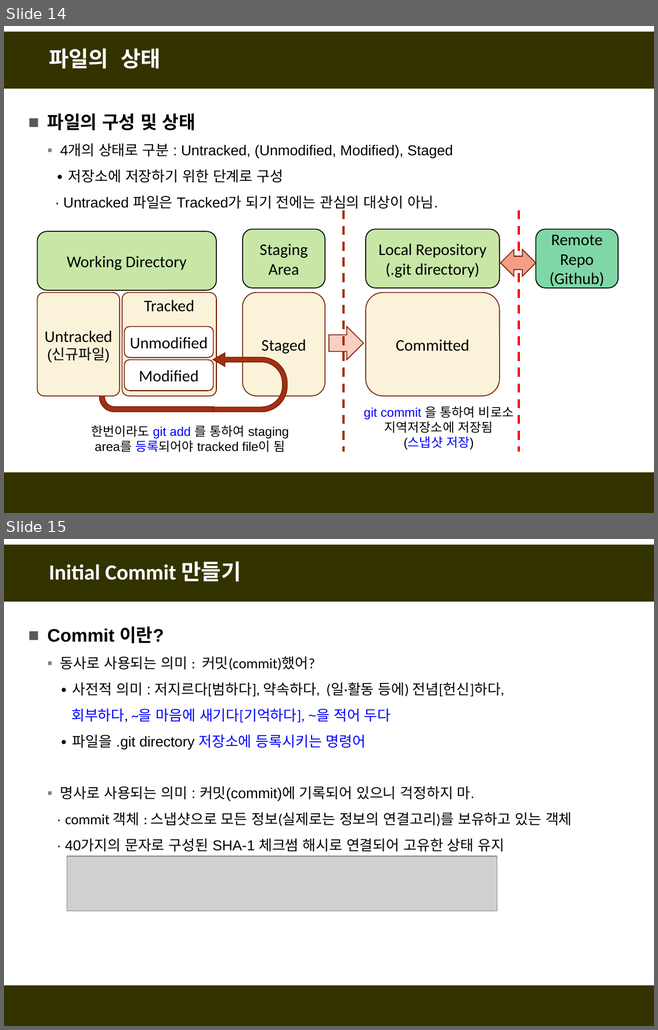
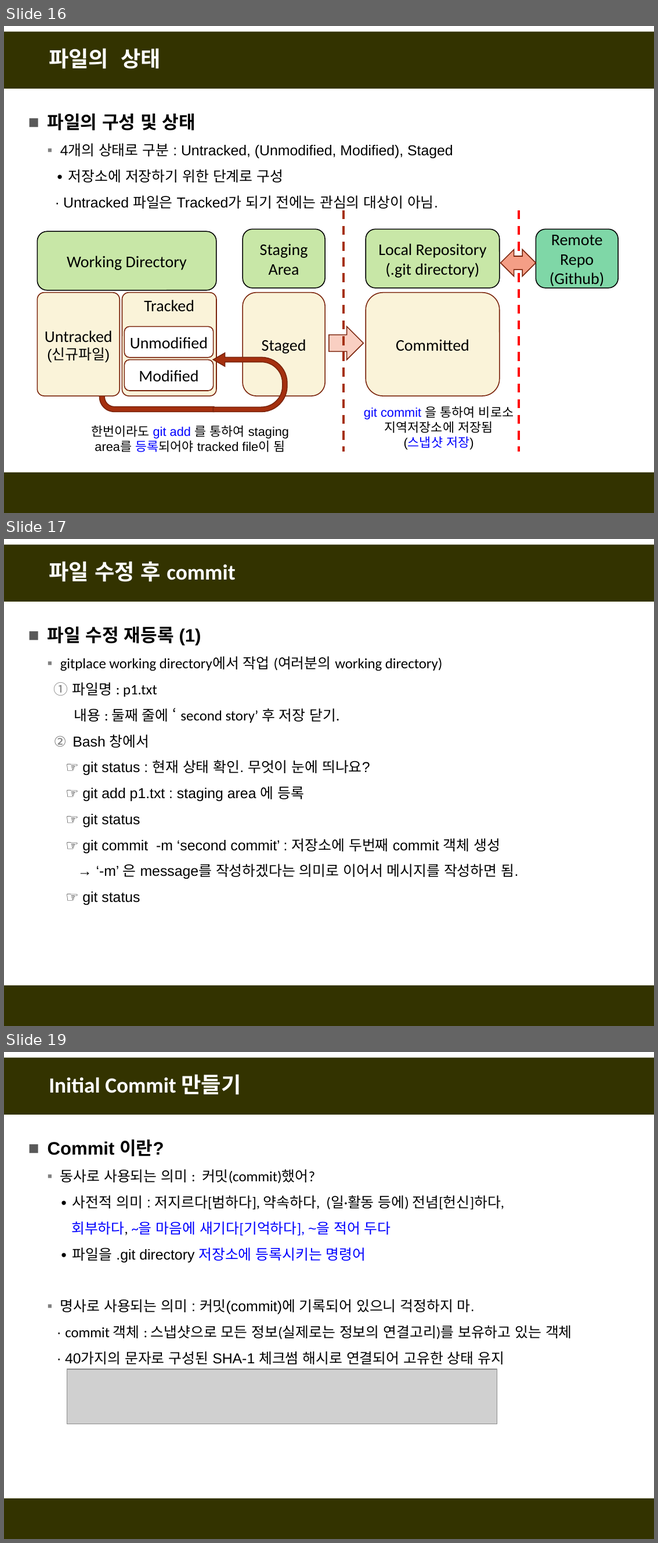
Before and after one commit to fasthill/github-lecture, a slide deck: git및github첫걸음.pptx. Shown one above the other, each under a label of ours: slides 14 and 15 before the commit, slides 16, 17 and 19 after it; the slides between them are not shown. The pictures are 658x1030 and 658x1543 pixels, drawn with LibreOffice and Linux fonts; fonts in the diff are those of the drawing; grey boxes stand for pictures. Boxes give left, top, right and bottom in pixels: in the first picture for what was removed or moved away, otherwise in the second. Text is boxed around its words. In the diff, an @@ line names an element or a change of style, - is before the commit and + after.

```diff
--- a/git및github첫걸음.pptx
+++ b/git및github첫걸음.pptx
@@ slide 17 added at (x1=4, y1=539, x2=654, y2=1026), background #FFFFFF; not listed: 2 template elements that a slide beside it also shows @@
@@ title added at (x1=49, y1=561, x2=235, y2=582), 24 pt, text #FFFFFF, bold @@
+파일 수정 후 commit
@@ text added at (x1=48, y1=627, x2=518, y2=905), 16 pt, text #000000 @@
+■ 파일 수정 재등록 (1)
+  ▪ gitplace working directory에서 작업 (여러분의 working directory)
+  1. 파일명 : p1.txt
+  내용 : 둘째 줄에 ‘ second story’ 후 저장 닫기.
+  2. Bash 창에서
+  ☞ git status : 현재 상태 확인. 무엇이 눈에 띄나요?
+  ☞ git add p1.txt : staging area 에 등록
+  ☞ git status
+  ☞ git commit -m ‘second commit’ : 저장소에 두번째 commit 객체 생성
+  → ‘-m’ 은 message를 작성하겠다는 의미로 이어서 메시지를 작성하면 됨.
+  ☞ git status
@@ what was slide 14 is now slide 16 @@
@@ what was slide 15 is now slide 19 @@
```
Also in this commit, not shown: 4 slides changed, 11 other slides added, 2 slides removed.
